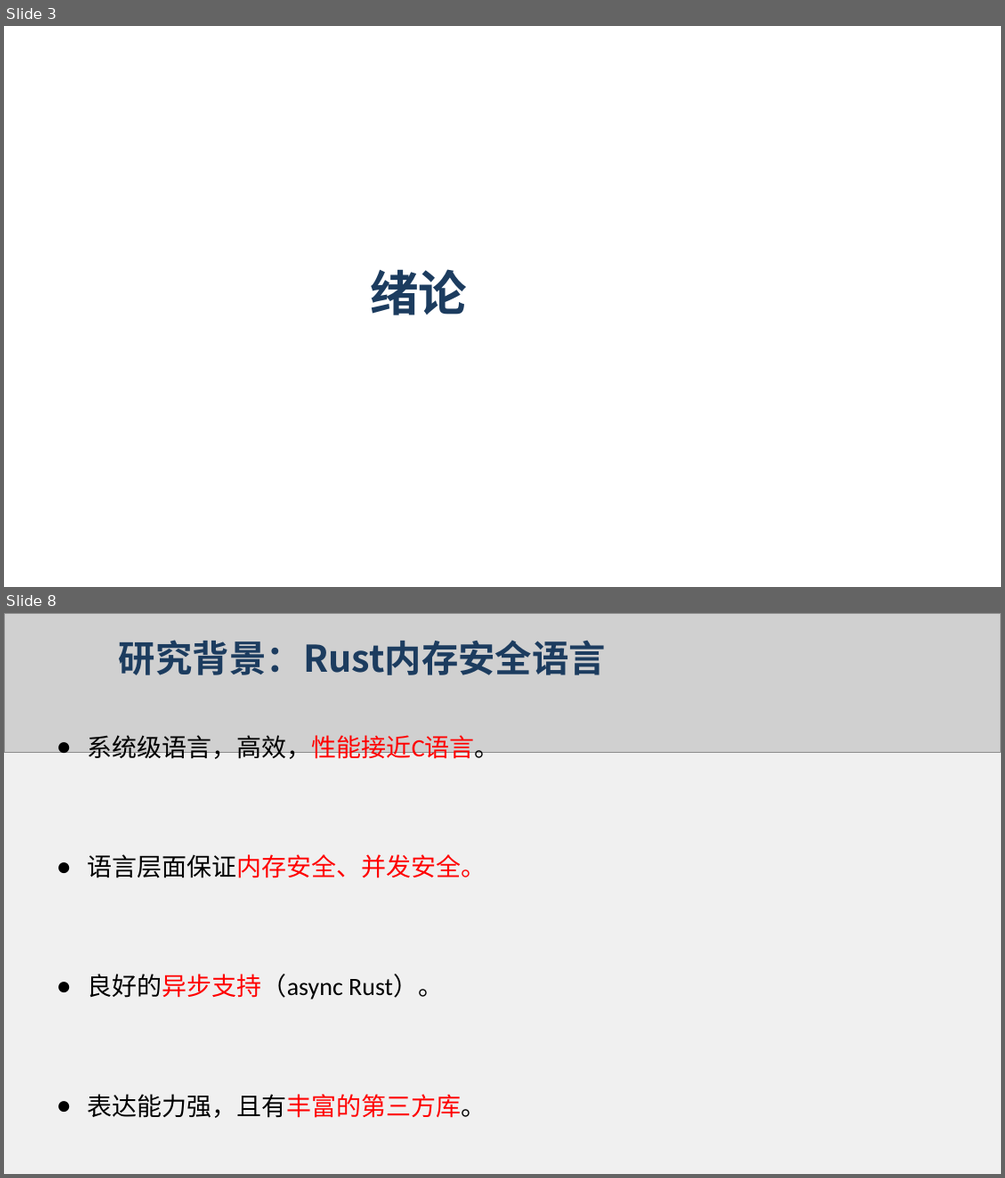
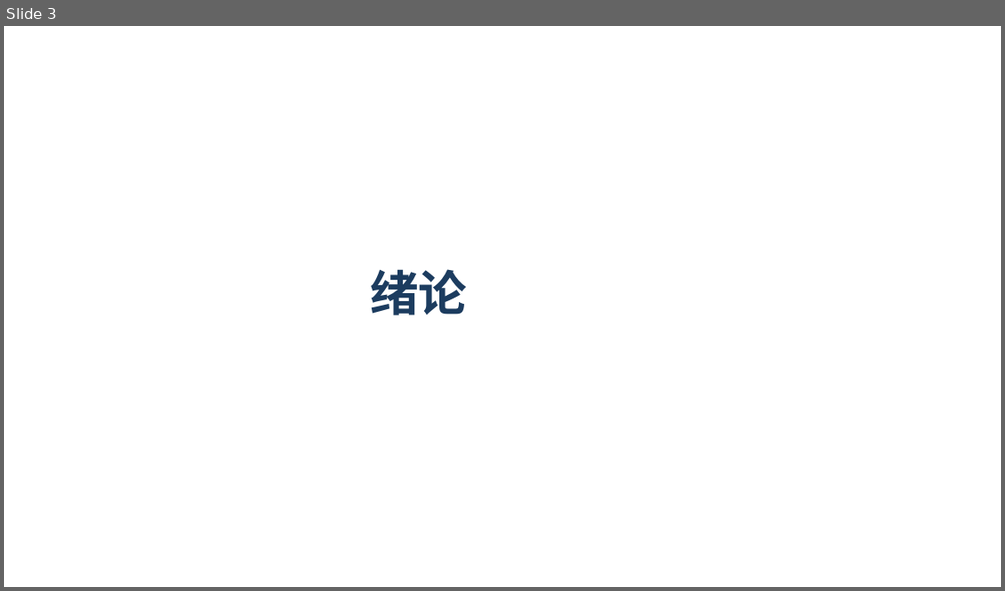
Before and after one commit to flying-rind/mini-Rust-os, a slide deck: tutorial/一种基于Rust语言的操作系统内核服务可靠性增强设计与实现.pptx. Shown one above the other, each under a label of ours: slides 3 and 8 before the commit, slide 3 after it; the slides between them are not shown. The pictures are 1005x1178 and 1005x591 pixels, drawn with LibreOffice and Linux fonts; fonts in the diff are those of the drawing; grey boxes stand for pictures; background and template pictures are left out. Boxes give left, top, right and bottom in pixels: in the first picture for what was removed or moved away, otherwise in the second. Text is boxed around its words. In the diff, an @@ line names an element or a change of style, - is before the commit and + after.

```diff
--- a/tutorial/一种基于Rust语言的操作系统内核服务可靠性增强设计与实现.pptx
+++ b/tutorial/一种基于Rust语言的操作系统内核服务可靠性增强设计与实现.pptx
@@ slide 8 removed at (4, 613, 1001, 1174), background #F0F0F0 @@
@@ picture removed at (4, 613, 1001, 753) @@
@@ text removed at (119, 640, 606, 675) @@
-研究背景：Rust内存安全语言
@@ text removed at (88, 735, 500, 1118) @@
-● 系统级语言，高效，性能接近C语言。
-● 语言层面保证内存安全、并发安全。
-● 良好的异步支持（async Rust）。
-● 表达能力强，且有丰富的第三方库。
```
Also in this commit, not shown: 19 slides changed, 4 slides added, 10 other slides removed, 1 other file.
